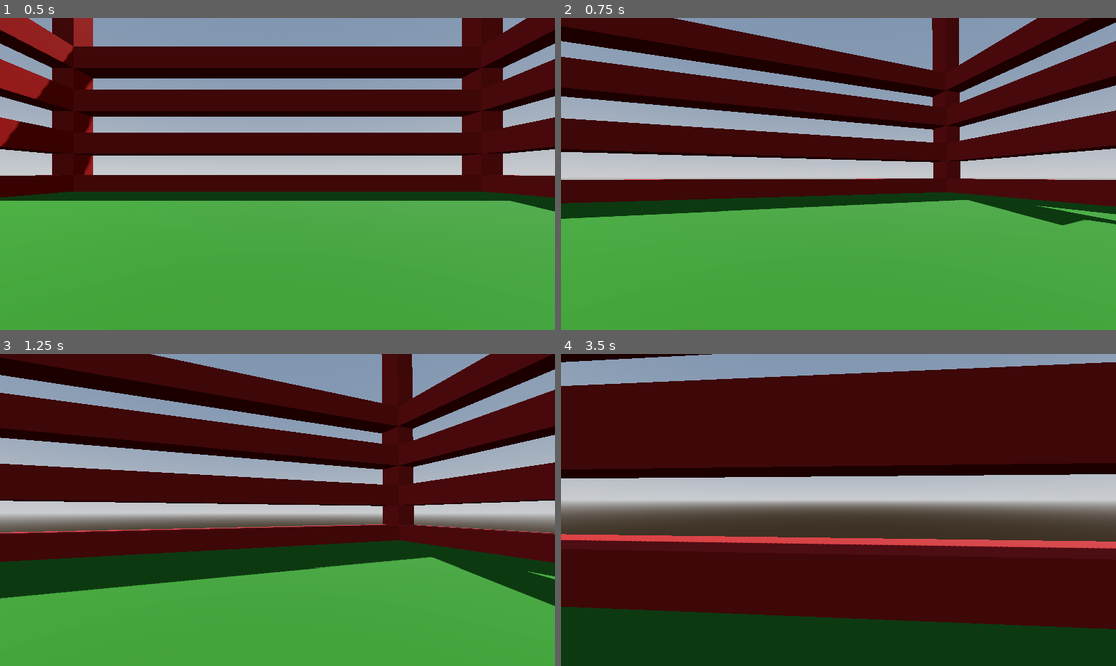
Above: before the commit, frames 1-4 (two rows, left to right).
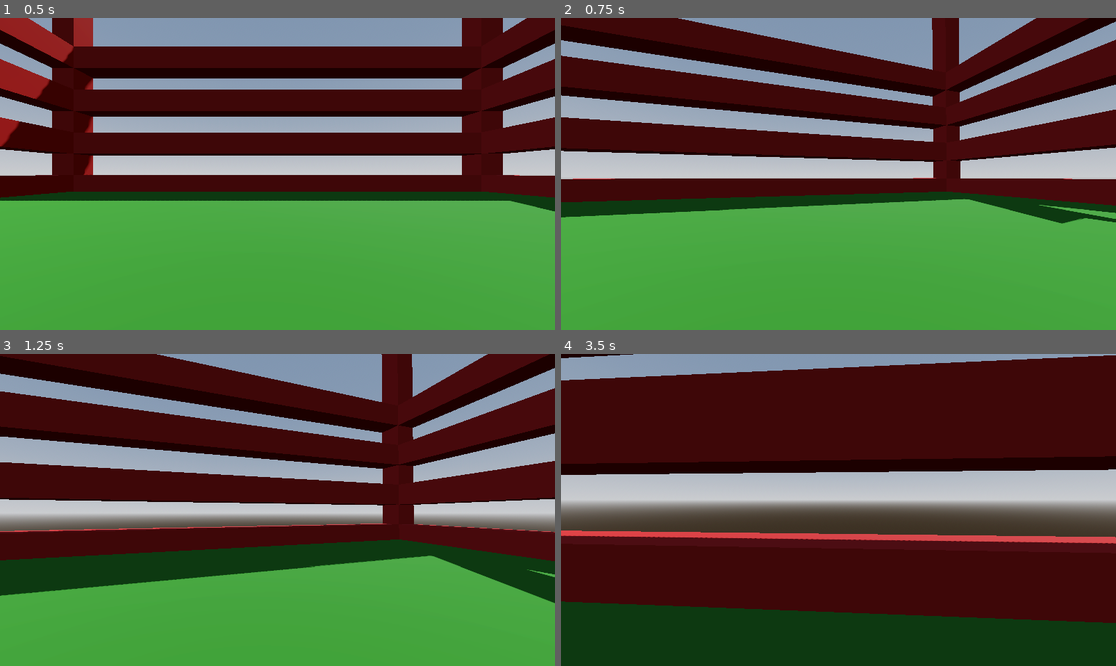
Above: after the commit, the same moments.

Repository: Hiobos/Godot1
Game: Godot game, scene res://node_3d.tscn
Same seed, same stepped clock (60 frames per second), same inputs: the game is played once before the commit and once after it.
Inputs (mouse positions are in pixels of both pictures, inside the frame that each line leads up to):
- Up to frame 1 (0.5 s): no input
- Up to frame 2 (0.75 s): tap Enter at 0.5 s; move the mouse to (866, 174) at 0.52 s; hold W (move_forward) from 0.53 s (still down); tap Shift (Sprint) at 0.6 s
- Up to frame 3 (1.25 s): keep holding W (move_forward); tap Space (jump) at 0.77 s
- Up to frame 4 (3.5 s): keep holding W (move_forward); move the mouse to (810, 510) at 1.27 s; tap Shift (Sprint) at 1.35, 2.1, 2.85 s; tap Space (jump) at 1.52, 3.02 s; move the mouse to (849, 503) at 2.02 s; move the mouse to (832, 516) at 2.77 s

Frame 1 is identical in both runs. In frame 2, 3.1% of the frame differs, in the area x 0-100%, y 0-67%; in frame 3, 4.8%; in frame 4, 10%, in the area x 0-100%, y 0-89%.

Commit message:
changed frequency of head jump

Diff:
--- a/new-game-project/Player.gd
+++ b/new-game-project/Player.gd
@@ -6,7 +6,7 @@
 const SENSIVITY = 0.005
 
 #head updown
-const HEAD_MV_FREQ = 20.0
+const HEAD_MV_FREQ = 3.0
 const HEAD_MV_AMP = 0.08
 var t_head = 0.0
 
